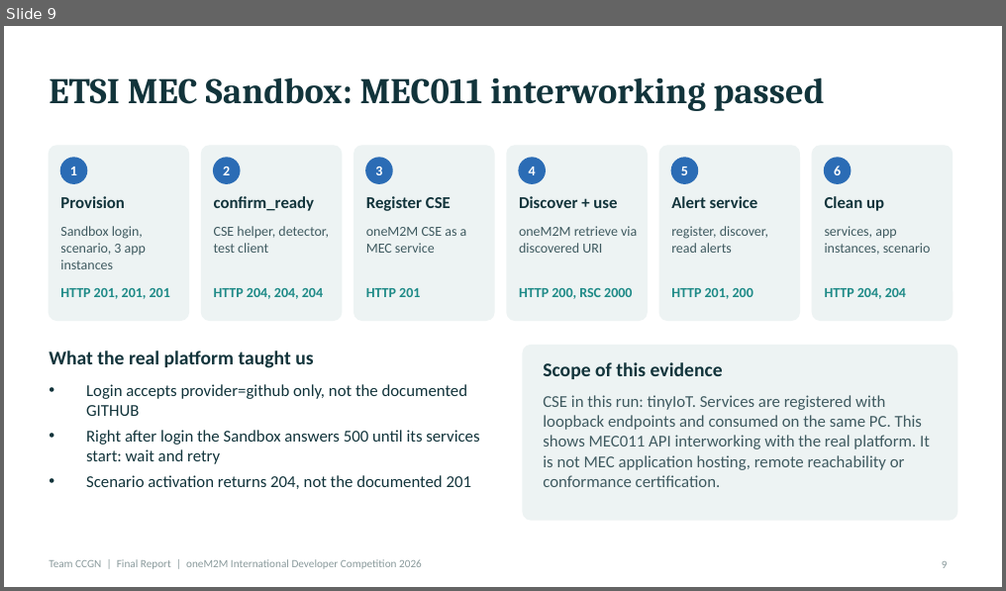
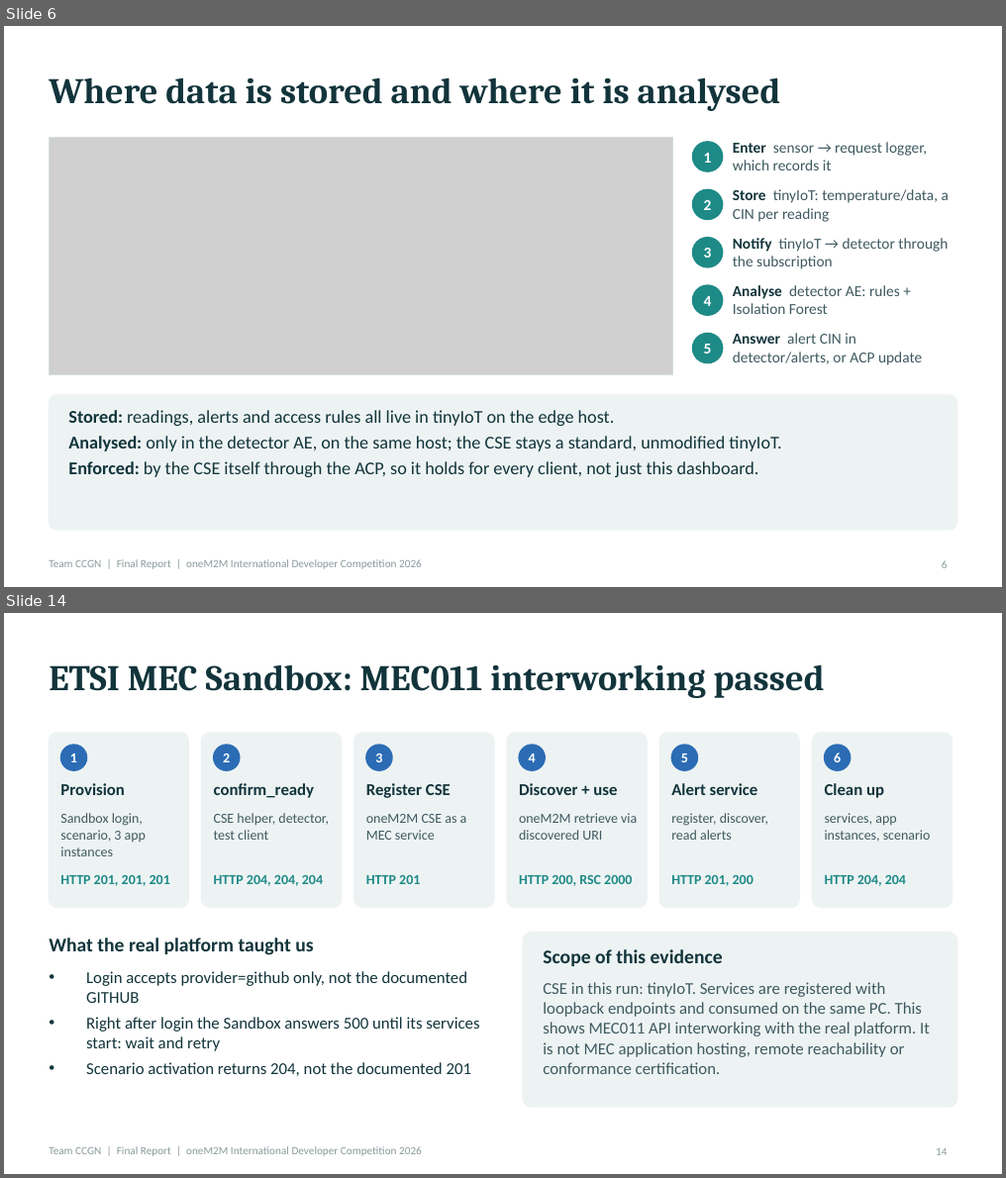
Before and after one commit to easycode42/ccgn-edge-iot-security, a slide deck: deliverables/CCGN_Final_Report.pptx. Shown one above the other, each under a label of ours: slide 9 before the commit, slides 6 and 14 after it; the slides between them are not shown. The pictures are 1006x591 and 1006x1178 pixels, drawn with LibreOffice and Linux fonts; fonts in the diff are those of the drawing; grey boxes stand for pictures. Boxes give left, top, right and bottom in pixels: in the first picture for what was removed or moved away, otherwise in the second. Text is boxed around its words. In the diff, an @@ line names an element or a change of style, - is before the commit and + after.

```diff
--- a/deliverables/CCGN_Final_Report.pptx
+++ b/deliverables/CCGN_Final_Report.pptx
@@ slide 6 added at (4, 26, 1002, 587), background #FFFFFF; not listed: 1 template element that a slide beside it also shows @@
@@ title added at (49, 77, 781, 111), 26 pt, text #12343B, bold @@
+Where data is stored and where it is analysed
@@ picture added at (49, 138, 672, 375) @@
@@ rectangle added at (49, 138, 672, 375), outline #D5DFE0 0.75 pt @@
@@ ellipse added at (693, 142, 723, 172), fill #1E8A87, outline #1E8A87 1 pt @@
@@ text added at (733, 142, 927, 171), 11 pt, text #3F5A60 @@
+Enter sensor → request logger, which records it
@@ text added at (704, 153, 712, 163), 11 pt, text #FFFFFF, bold @@
+1
@@ ellipse added at (693, 189, 723, 220), fill #1E8A87, outline #1E8A87 1 pt @@
@@ text added at (704, 200, 712, 210), 11 pt, text #FFFFFF, bold @@
+2
@@ text added at (733, 189, 948, 222), 11 pt, text #3F5A60 @@
+Store tinyIoT: temperature/data, a CIN per reading
@@ ellipse added at (693, 238, 723, 268), fill #1E8A87, outline #1E8A87 1 pt @@
@@ text added at (704, 248, 712, 258), 11 pt, text #FFFFFF, bold @@
+3
@@ text added at (733, 238, 947, 270), 11 pt, text #3F5A60 @@
+Notify tinyIoT → detector through the subscription
@@ ellipse added at (693, 285, 723, 315), fill #1E8A87, outline #1E8A87 1 pt @@
@@ text added at (733, 285, 900, 314), 11 pt, text #3F5A60 @@
+Analyse detector AE: rules + Isolation Forest
@@ text added at (704, 296, 712, 306), 11 pt, text #FFFFFF, bold @@
+4
@@ ellipse added at (693, 333, 723, 364), fill #1E8A87, outline #1E8A87 1 pt @@
@@ text added at (704, 344, 712, 354), 11 pt, text #FFFFFF, bold @@
+5
@@ text added at (733, 333, 922, 366), 11 pt, text #3F5A60 @@
+Answer alert CIN in detector/alerts, or ACP update
@@ rounded rectangle added at (49, 395, 957, 530), fill #EDF3F3, outline #EDF3F3 1 pt @@
@@ text added at (68, 410, 781, 477), 13 pt, text #12343B @@
+Stored: readings, alerts and access rules all live in tinyIoT on the edge host.
+Analysed: only in the detector AE, on the same host; the CSE stays a standard, unmodified tinyIoT.
+Enforced: by the CSE itself through the ACP, so it holds for every client, not just this dashboard.
@@ page number added at (942, 561, 947, 569), 8 pt, text #8A9A9C @@
+6
@@ what was slide 9 is now slide 14 @@
@@ page number at (936, 1149, 946, 1156): text changed @@
-9
+14
```
Also in this commit, not shown: 5 slides changed, 9 other slides added, 5 slides removed, 44 other files.
